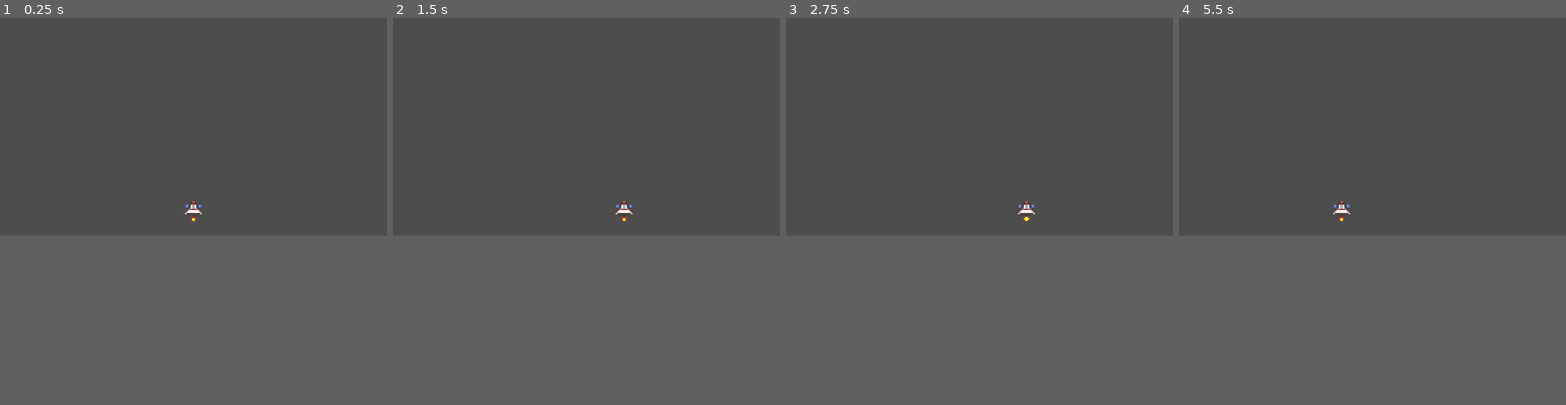
Above: before the commit, frames 1-4 (left to right).
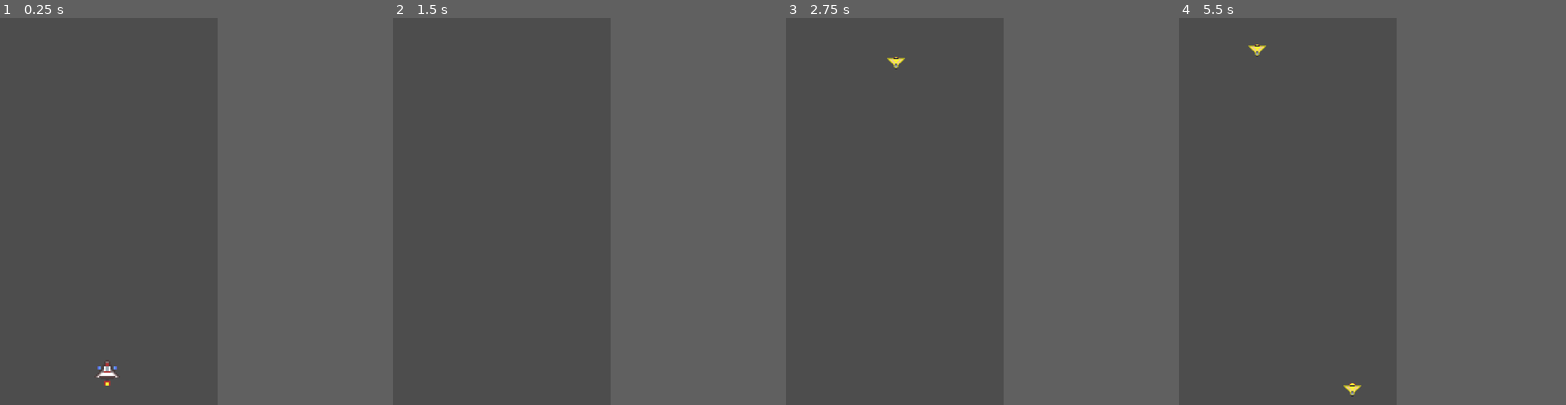
Above: after the commit, the same moments.

Repository: hulaibi/fly-game-godot
Game: Godot game, scene res://Stages/stage1.tscn
Two runs of this game, one before a commit and one after it. Both use one fixed random seed, a clock stepped at 60 frames per second and the inputs below.
Inputs:
- Up to frame 1 (0.25 s): no input
- Up to frame 2 (1.5 s): hold Right (ui_right) 0.53-1.28 s; hold A (move_Lift, bound only after the commit) 0.53-1.28 s; hold Left (ui_left) from 1.28 s (still down); tap A (move_Lift, bound only after the commit) at 1.35 s
- Up to frame 3 (2.75 s): release Left (ui_left) at 2.03 s; hold Right (ui_right) from 2.03 s (still down); hold A (move_Lift, bound only after the commit) from 2.03 s (still down)
- Up to frame 4 (5.5 s): release A (move_Lift, bound only after the commit) at 2.78 s; tap A (move_Lift, bound only after the commit) at 2.85, 4.35 s; release Right (ui_right) at 3.53 s; hold A (move_Lift, bound only after the commit) 3.53-4.28 s; hold Left (ui_left) from 3.53 s (still down); hold A (move_Lift, bound only after the commit) from 5.03 s (still down)
In our replay, the window is 800x450 before the commit and 450x800 after it. These sizes can differ from the game's own. Grey fills any space a smaller window leaves; there, only what the larger window draws over its background counts as a difference.

The runs differ from the first frame. In frame 1, 0.2% of the frame differs, in the area x 24-53%, y 47-95%; in frame 2, 0.1%; in frame 3, 0.2%; in frame 4, 0.3%, in the area x 17-48%, y 6-98%.

Commit message:
Update0.1

Diff:
--- a/flygame/Player/character_body_2d.tscn
+++ b/flygame/Player/character_body_2d.tscn
@@ -39,3 +39,7 @@
 
 [node name="CollisionShape2D" type="CollisionShape2D" parent="."]
 shape = SubResource("CapsuleShape2D_nfgwh")
+
+[node name="RayCast2D" type="RayCast2D" parent="."]
+modulate = Color(0.959179, 0, 0.121864, 1)
+target_position = Vector2(0, 9)
--- /dev/null
+++ b/flygame/Player/enemy.gd
@@ -0,0 +1,7 @@
+extends CharacterBody2D
+
+
+const SPEED = 150
+
+func _physics_process(delta: float) -> void:
+	global_position.y += SPEED * delta
--- /dev/null
+++ b/flygame/Player/enemy.tscn
@@ -0,0 +1,41 @@
+[gd_scene load_steps=7 format=3 uid="uid://ctjdlru5gd5yi"]
+
+[ext_resource type="Texture2D" uid="uid://0j86i31jqa4i" path="res://airplan/enmy1.png" id="1_2t044"]
+[ext_resource type="Script" uid="uid://c12jcpbjqu11q" path="res://Player/enemy.gd" id="1_mrd3w"]
+
+[sub_resource type="AtlasTexture" id="AtlasTexture_2t044"]
+atlas = ExtResource("1_2t044")
+region = Rect2(0, 0, 16, 16)
+
+[sub_resource type="AtlasTexture" id="AtlasTexture_mrd3w"]
+atlas = ExtResource("1_2t044")
+region = Rect2(16, 0, 16, 16)
+
+[sub_resource type="SpriteFrames" id="SpriteFrames_ldqxq"]
+animations = [{
+"frames": [{
+"duration": 1.0,
+"texture": SubResource("AtlasTexture_2t044")
+}, {
+"duration": 1.0,
+"texture": SubResource("AtlasTexture_mrd3w")
+}],
+"loop": true,
+"name": &"default",
+"speed": 2.0
+}]
+
+[sub_resource type="CircleShape2D" id="CircleShape2D_gbjxt"]
+radius = 5.38516
+
+[node name="Enemy" type="CharacterBody2D"]
+script = ExtResource("1_mrd3w")
+
+[node name="AnimatedSprite2D" type="AnimatedSprite2D" parent="."]
+sprite_frames = SubResource("SpriteFrames_ldqxq")
+autoplay = "default"
+frame_progress = 0.781922
+
+[node name="CollisionShape2D" type="CollisionShape2D" parent="."]
+position = Vector2(0, -2)
+shape = SubResource("CircleShape2D_gbjxt")
--- a/flygame/Script/character_body_2d.gd
+++ b/flygame/Script/character_body_2d.gd
@@ -1,12 +1,10 @@
 extends CharacterBody2D
 
-const SPEED = 50.0
+const SPEED := 300
+
+var input_vector = Vector2.ZERO
 
 func _physics_process(delta: float) -> void:
-	var direction := Input.get_axis("ui_left", "ui_right")
-	if direction:
-		velocity.x = direction * SPEED
-	else:
-		velocity.x = move_toward(velocity.x, 0, SPEED)
+	input_vector.x = Input.get_action_strength("move_Right") - Input.get_action_strength("move_Lift")
 
-	move_and_slide()
+	global_position += input_vector * SPEED * delta
--- /dev/null
+++ b/flygame/Script/enemy_spawner.gd
@@ -0,0 +1,18 @@
+extends Node2D
+
+var spon_pos = null
+var Enemy = preload("res://Player/enemy.tscn")
+
+
+func _ready() -> void:
+	randomize()
+	spon_pos = $spawnPosition.get_children()
+
+func spawn_enemy():
+	var index = randi() % spon_pos.size()
+	var enemy = Enemy.instantiate()
+	enemy.global_position = spon_pos[index].global_position
+	add_child(enemy)
+
+func _on_timer_timeout() -> void:
+	spawn_enemy()
--- a/flygame/Stages/boundaries.tscn
+++ b/flygame/Stages/boundaries.tscn
@@ -1,12 +1,12 @@
 [gd_scene load_steps=2 format=3 uid="uid://b0rybachxhfp0"]
 
 [sub_resource type="RectangleShape2D" id="RectangleShape2D_5b55h"]
-size = Vector2(290, 173)
+size = Vector2(25, 173)
 
 [node name="Boundaries" type="Node2D"]
 
 [node name="StaticBody2D2" type="StaticBody2D" parent="."]
 
 [node name="CollisionShape2D" type="CollisionShape2D" parent="StaticBody2D2"]
-position = Vector2(42, 34.5)
+position = Vector2(-1, -1)
 shape = SubResource("RectangleShape2D_5b55h")
--- a/flygame/Stages/stage1.tscn
+++ b/flygame/Stages/stage1.tscn
@@ -1,6 +1,8 @@
-[gd_scene load_steps=2 format=3 uid="uid://7dqsh731aoa8"]
+[gd_scene load_steps=4 format=3 uid="uid://7dqsh731aoa8"]
 
 [ext_resource type="PackedScene" uid="uid://c5yjttyjp4q2s" path="res://Player/character_body_2d.tscn" id="1_etqes"]
+[ext_resource type="PackedScene" uid="uid://b0rybachxhfp0" path="res://Stages/boundaries.tscn" id="2_hs1s2"]
+[ext_resource type="PackedScene" uid="uid://bupusc0dqr6i1" path="res://seen/enemy_spawner.tscn" id="3_8y8vk"]
 
 [node name="stage1" type="Node2D"]
 
@@ -8,6 +10,16 @@
 position = Vector2(0, -8)
 
 [node name="Camera2D" type="Camera2D" parent="."]
-position = Vector2(0, -70)
+position = Vector2(1, -108)
 zoom = Vector2(4, 4)
 limit_smoothed = true
+
+[node name="Boundaries" parent="." instance=ExtResource("2_hs1s2")]
+position = Vector2(-78, -65)
+
+[node name="Boundaries2" parent="." instance=ExtResource("2_hs1s2")]
+position = Vector2(83, -66)
+
+[node name="EnemySpawner" parent="." instance=ExtResource("3_8y8vk")]
+position = Vector2(0.999992, -236)
+scale = Vector2(0.7, 0.7)
--- a/flygame/project.godot
+++ b/flygame/project.godot
@@ -17,7 +17,37 @@
 
 [display]
 
+window/size/viewport_width=540
+window/size/viewport_height=960
 window/stretch/mode="viewport"
+window/handheld/orientation=1
+
+[input]
+
+move_Right={
+"deadzone": 0.2,
+"events": [Object(InputEventJoypadMotion,"resource_local_to_scene":false,"resource_name":"","device":-1,"axis":0,"axis_value":1.0,"script":null)
+, null, Object(InputEventKey,"resource_local_to_scene":false,"resource_name":"","device":-1,"window_id":0,"alt_pressed":false,"shift_pressed":false,"ctrl_pressed":false,"meta_pressed":false,"pressed":false,"keycode":0,"physical_keycode":68,"key_label":0,"unicode":100,"location":0,"echo":false,"script":null)
+]
+}
+move_Lift={
+"deadzone": 0.2,
+"events": [Object(InputEventJoypadMotion,"resource_local_to_scene":false,"resource_name":"","device":-1,"axis":0,"axis_value":-1.0,"script":null)
+, Object(InputEventKey,"resource_local_to_scene":false,"resource_name":"","device":-1,"window_id":0,"alt_pressed":false,"shift_pressed":false,"ctrl_pressed":false,"meta_pressed":false,"pressed":false,"keycode":0,"physical_keycode":65,"key_label":0,"unicode":97,"location":0,"echo":false,"script":null)
+]
+}
+move_Up={
+"deadzone": 0.2,
+"events": []
+}
+move_Down={
+"deadzone": 0.2,
+"events": []
+}
+Shoot={
+"deadzone": 0.2,
+"events": []
+}
 
 [rendering]
 
--- /dev/null
+++ b/flygame/seen/enemy_spawner.tscn
@@ -0,0 +1,30 @@
+[gd_scene load_steps=2 format=3 uid="uid://bupusc0dqr6i1"]
+
+[ext_resource type="Script" uid="uid://c5e0m6dcapj4k" path="res://Script/enemy_spawner.gd" id="1_cb0rh"]
+
+[node name="EnemySpawner" type="Node2D"]
+script = ExtResource("1_cb0rh")
+
+[node name="spawnPosition" type="Node2D" parent="."]
+position = Vector2(-120, 1)
+
+[node name="Marker2D" type="Marker2D" parent="spawnPosition"]
+position = Vector2(40, 0)
+
+[node name="Marker2D2" type="Marker2D" parent="spawnPosition"]
+position = Vector2(80, 0)
+
+[node name="Marker2D3" type="Marker2D" parent="spawnPosition"]
+position = Vector2(120, 0)
+
+[node name="Marker2D4" type="Marker2D" parent="spawnPosition"]
+position = Vector2(160, 0)
+
+[node name="Marker2D5" type="Marker2D" parent="spawnPosition"]
+position = Vector2(200, 0)
+
+[node name="Timer" type="Timer" parent="."]
+wait_time = 1.4
+autostart = true
+
+[connection signal="timeout" from="Timer" to="." method="_on_timer_timeout"]
Not shown, added: flygame/Player/enemy.gd.uid
Not shown, added: flygame/Script/enemy_spawner.gd.uid
Binary file added: flygame/airplan/enmy1gif.gif
